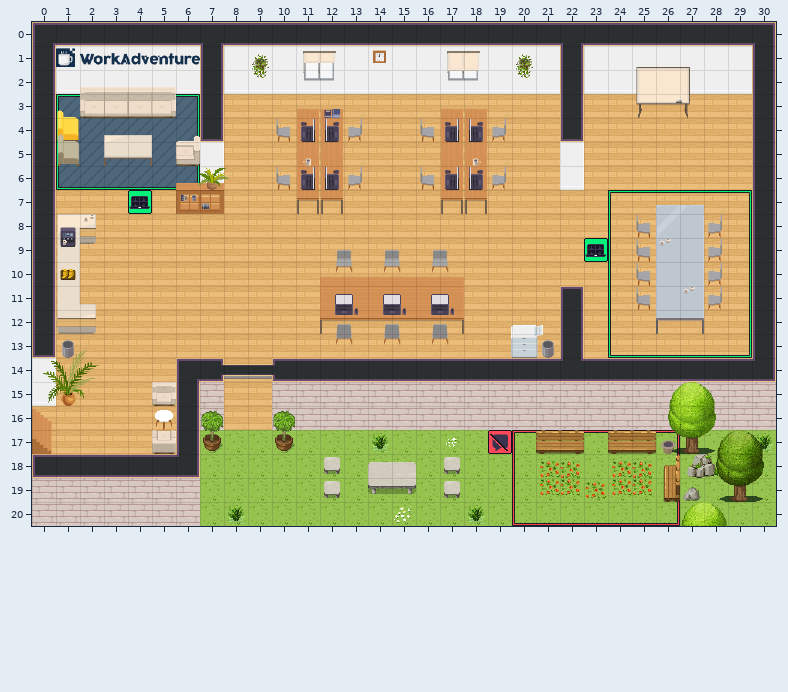
A Tiled map (JSON) gets an edit: office.tmj. The picture above was drawn from the file before the commit.
Cells are 32x32 px. Shown: x 0..30, y 0..20.
Once edited:
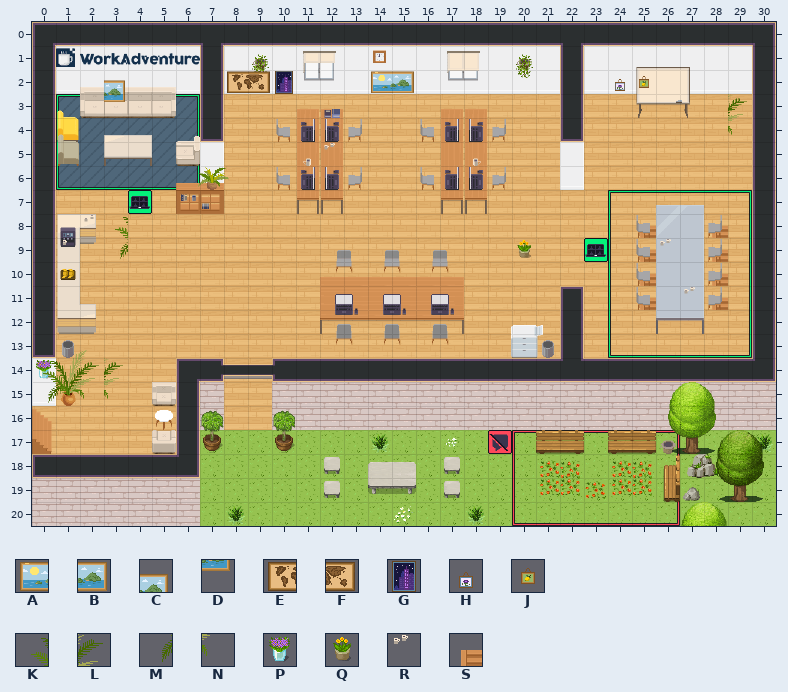
Key: from "WA_Decoration": A 0, B 1, C 7, D 19, E 24, F 25, G 26, H 27, J 28, K 72, L 74, M 84, N 86, P 92, Q 93; from "WA_Miscellaneous": R 58; from "WA_Room_Builder": S 435.
_ is an empty cell.
Message: Enhance office: paintings, plants, rugs, desk accessories
Diff:
Layer "floor/floor2":
The author put tile S in rows 8 to 11 at x 25 and 28.
Layer "furniture/furniture3":
The author put tile K in row 8 at x 3.
The author put tile L in row 3 at x 29; in row 14 at x 3.
The author put tile M in row 9 at x 3.
The author put tile N in row 4 at x 29; in row 15 at x 3.
The author put tile P in row 14 at x 0.
The author put tile Q in row 9 at x 20.
The author put tile R in row 5 at x 12.
Layer "above/above2":
The author put tile A in row 2 at x 14.
The author put tile B in row 2 at x 15.
The author put tile C in row 2 at x 3.
The author put tile D in row 3 at x 3.
The author put tile E in row 2 at x 8.
The author put tile F in row 2 at x 9.
The author put tile G in row 2 at x 10.
The author put tile H in row 2 at x 24.
The author put tile J in row 2 at x 25.
